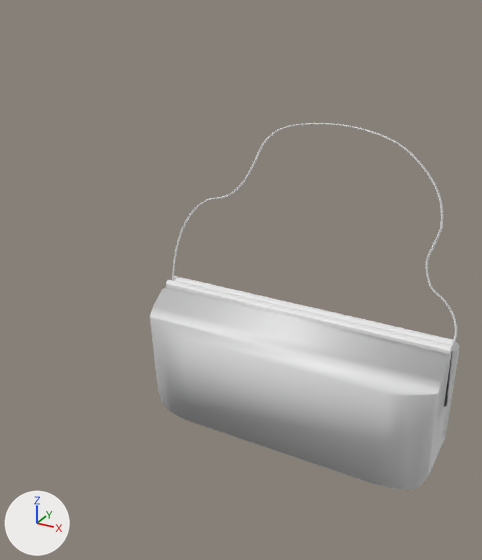
Two versions of the FBX model Proyecto3_Yippee/Assets/Art/Assets_RescaladosPrueba/Bolso.fbx, one commit apart.
Both versions are drawn from a 50 mm lens placed at (0.305, -0.491, 0.439), pointed at (-0.018, 0.095, 0.146). Lighting does not change. The marker at lower left points along +X, +Y and +Z. Where no turn or scale is listed for an object, it has been applied to the vertices. Vertices at the same position are counted once.
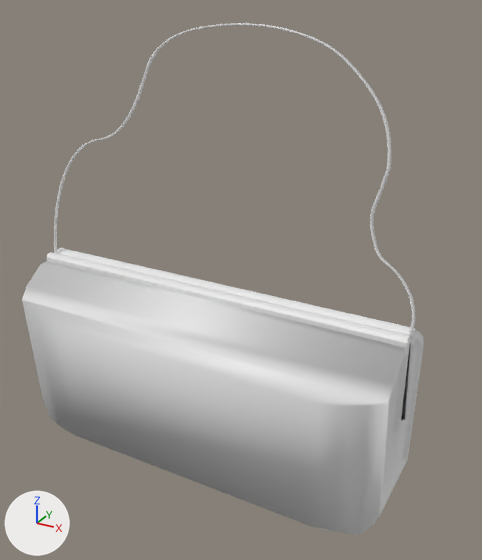
What differs and where, as boxes [x1, y1, x2, y2] in the pictures (482 x 560 px):
'Cube.011', moved: before [150, 287, 459, 491]; after [22, 261, 424, 535]
'Cube.016', moved: before [166, 276, 455, 407]; after [47, 248, 415, 420]
'Circle.015', moved: before [172, 123, 457, 348]; after [54, 23, 415, 338]

The change, as a list of edits to the scene's bpy script:
```text
Change me_mesh_001:
    where me_mesh_001.from_pydata(...)  # 100 vertices, 49 faces; spans x -0.199..0.199, y -0.012..0.012, z 0.014..0.097
    used by ob_cube_016; location = (0.0, 0.212, -0.031)
    me_mesh_001 part 2: the whole mesh is moved by (0.0, 0.0, -0.055)
Change me_mesh_002:
    where me_mesh_002.from_pydata(...)  # 6576 vertices, 6528 faces; spans x -0.241..0.15, y -0.011..0.01, z -0.038..0.217
    used by ob_circle_015; location = (0.046, 0.215, 0.082)
    me_mesh_002 part 1: the whole mesh is moved by (0.045, 0.001, -0.089)
Change me_mesh:
    where me_mesh.from_pydata(...)  # 165 vertices, 277 faces; spans x -0.197..0.197, y -0.06..0.06, z -0.083..0.091
    used by ob_cube_011; location = (0.0, 0.212, -0.031)
    me_mesh part 3: the whole mesh is moved by (0.0, 0.0, -0.004)
Change ob_cube_016:
    ob_cube_016.location: (0.0, 0.212, -0.031) -> (0.0, 0.0, 0.137)
Change ob_circle_015:
    ob_circle_015.location: (0.046, 0.215, 0.082) -> (0.0, 0.0, 0.285)
Change ob_cube_011:
    ob_cube_011.location: (0.0, 0.212, -0.031) -> (0.0, 0.0, 0.086)
```
